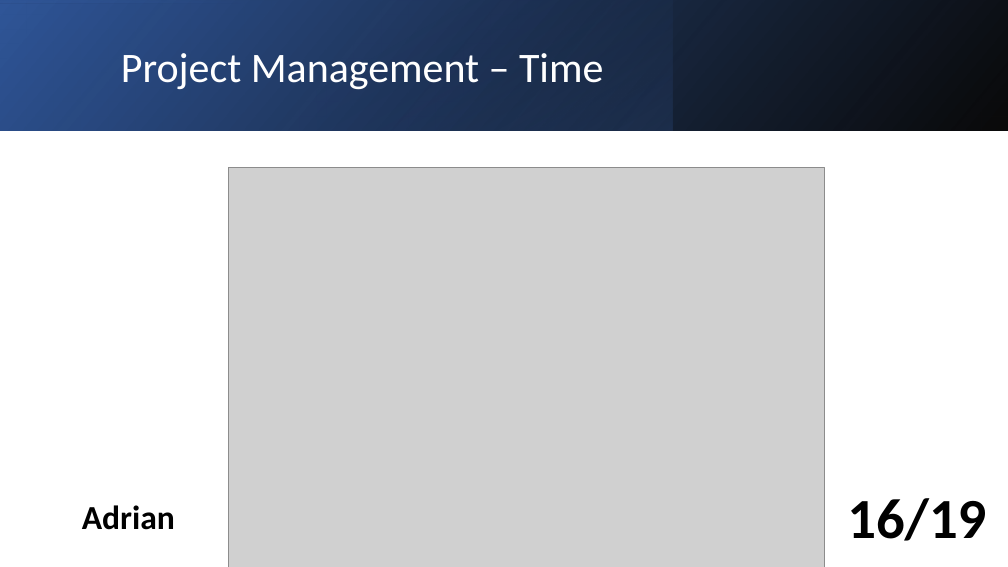
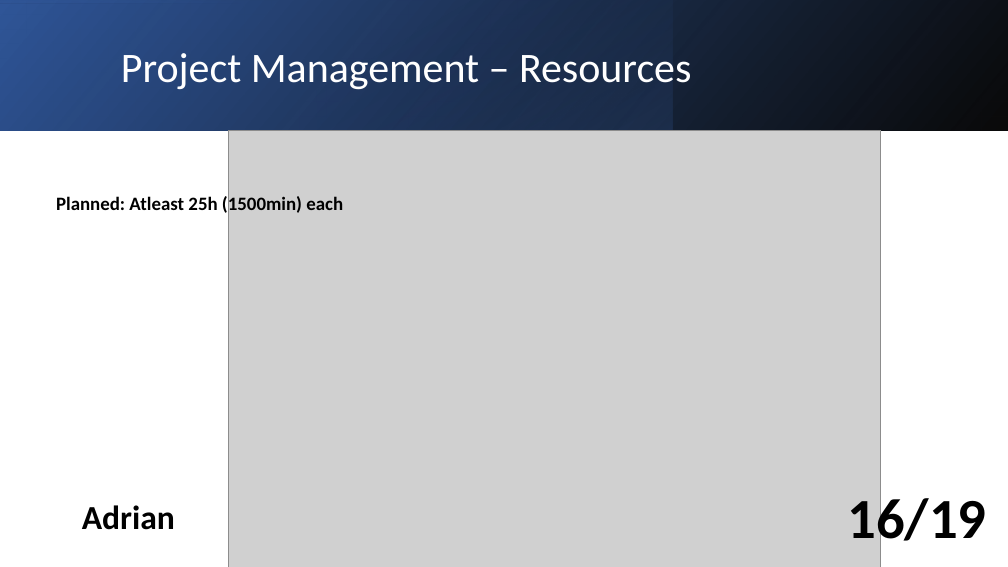
Before and after one commit to LuckyForce/ShareList, a slide deck: slide 16 of documents/T3-ShareList-Abschlusspräsentation_v1.0.pptx. Drawn at 1008x567 pixels with LibreOffice and Linux fonts; fonts in the diff are those of the drawing; grey boxes stand for pictures. Boxes give left, top, right and bottom in pixels: in the first picture for what was removed or moved away, otherwise in the second. Text is boxed around its words. In the diff, an @@ line names an element or a change of style, - is before the commit and + after.

```diff
--- a/documents/T3-ShareList-Abschlusspräsentation_v1.0.pptx
+++ b/documents/T3-ShareList-Abschlusspräsentation_v1.0.pptx
@@ title at [121, 53, 691, 90]: text changed @@
-Project Management – Time
+Project Management – Resources
@@ picture: place and size @@
-picture at [228, 168, 825, 567]
+picture at [228, 130, 881, 567]
@@ text added at [56, 194, 343, 215], 18 pt, text #000000, bold @@
+Planned: Atleast 25h (1500min) each
```
Also in this commit, not shown: 5 other slides changed, 1 other file.
